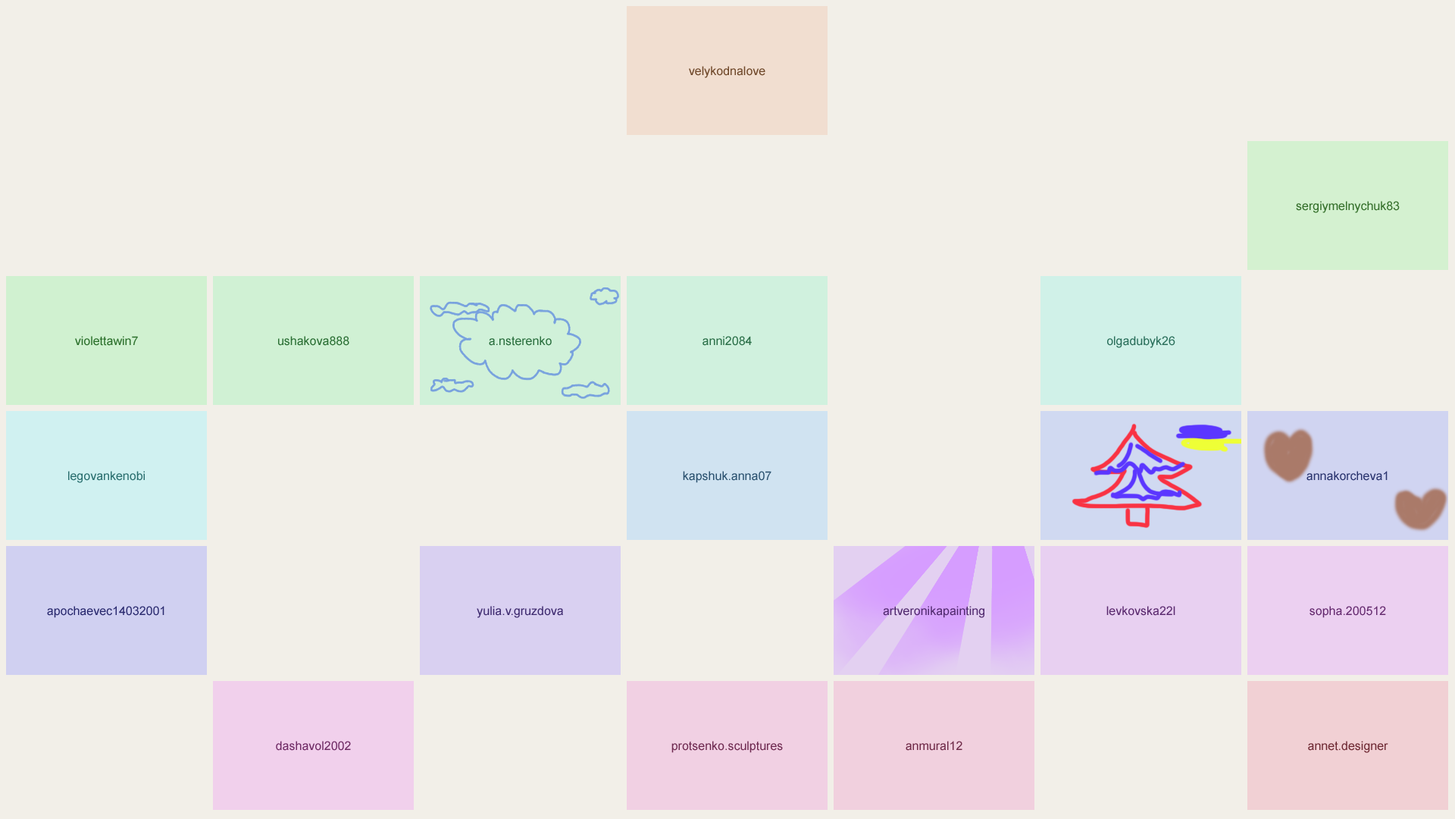
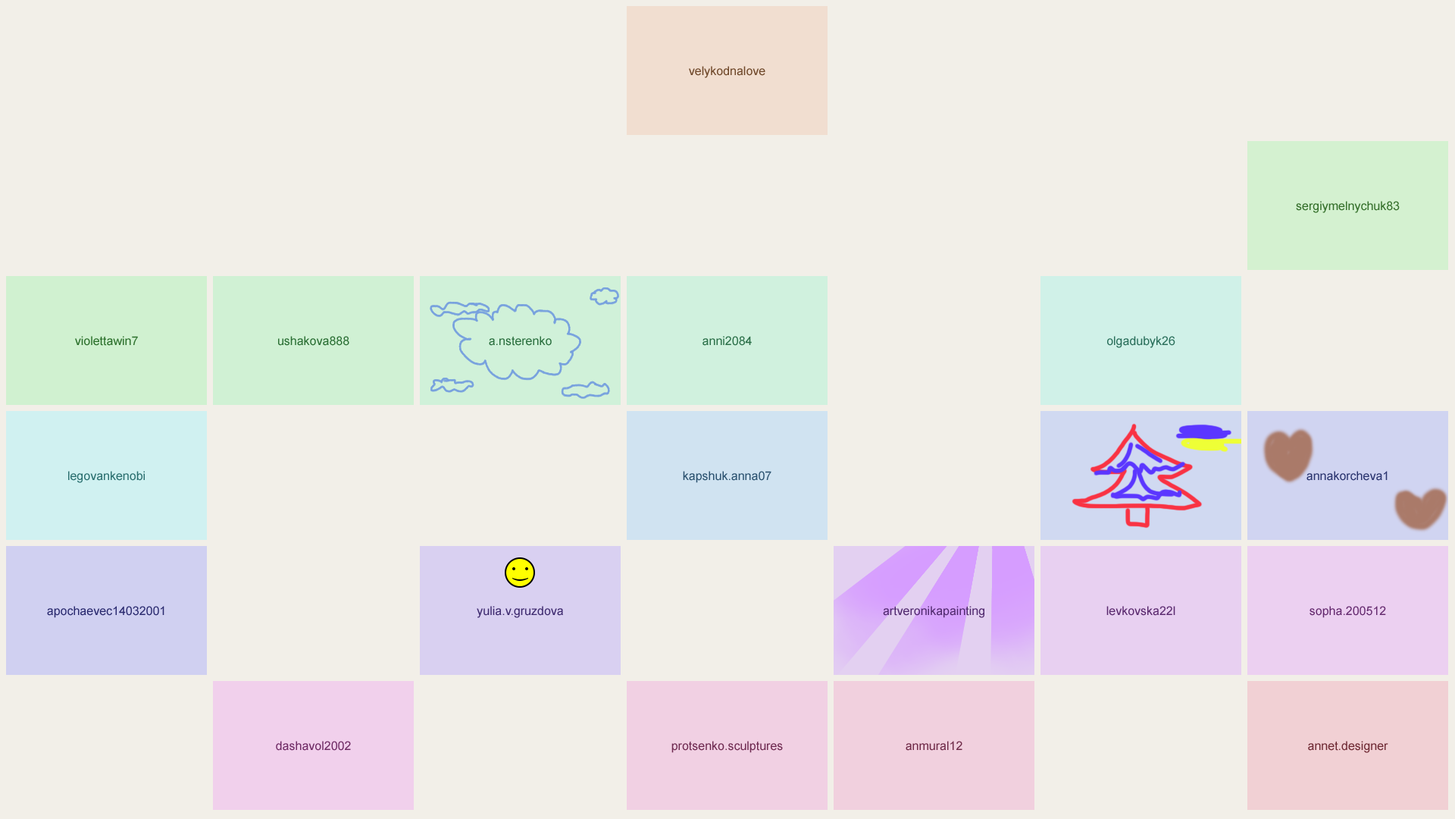
Revision of a layered 1455 × 819 image; what changed, layer by layer:
painted on "yulia.v.gruzdova.png" over [504, 557, 536, 588]
